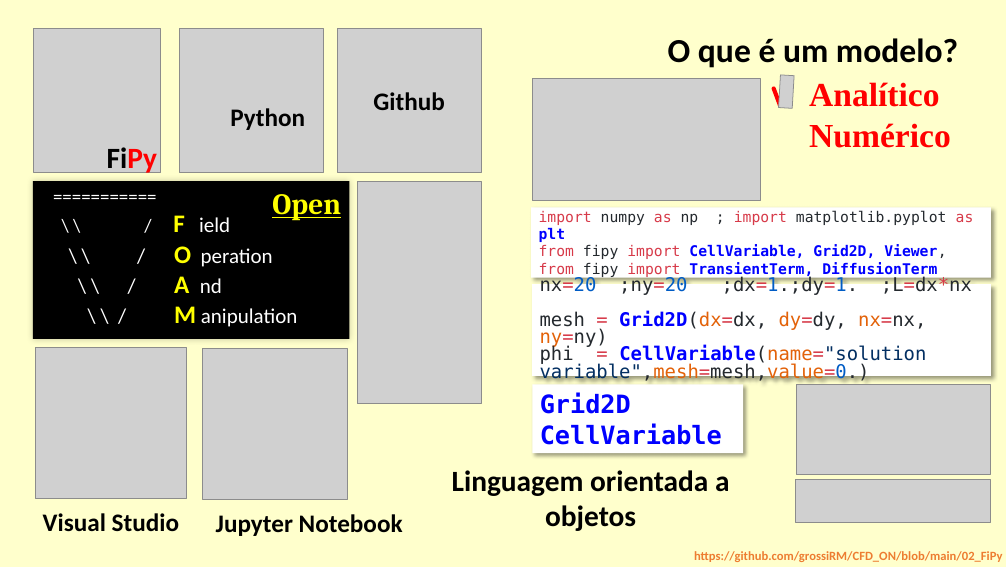
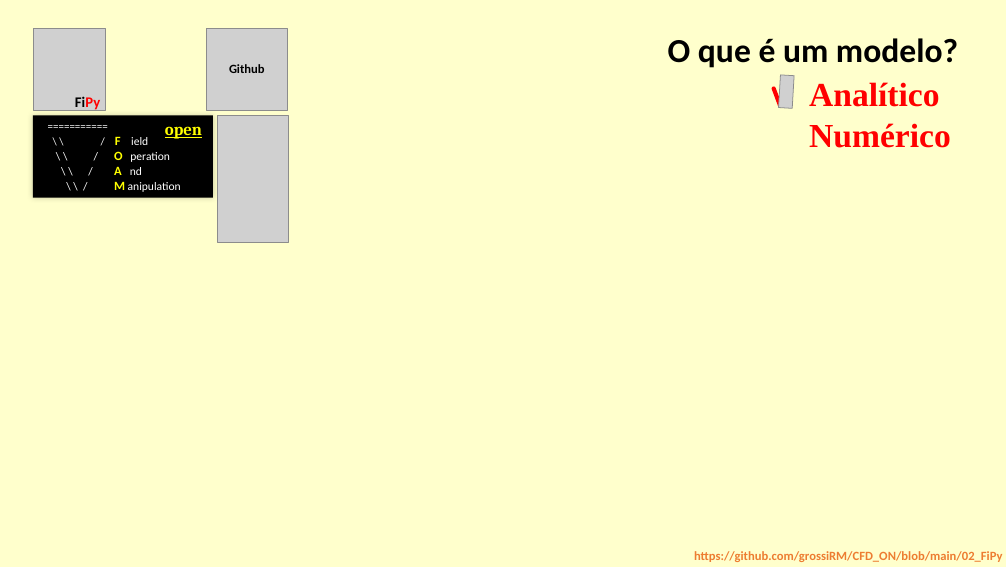
Before and after one commit to grossiRM/AM_FEG, a slide deck: slide 15 of Plano_V02_iii_AM_FEG/d_Topicos Especiais - Introducao a Manufatura Aditiva para Metais.pptx (slide 10 before the commit). Drawn at 1008x567 pixels with LibreOffice and Linux fonts; fonts in the diff are those of the drawing; grey boxes stand for pictures. Boxes give left, top, right and bottom in pixels: in the first picture for what was removed or moved away, otherwise in the second. Text is boxed around its words. In the diff, an @@ line names an element or a change of style, - is before the commit and + after.

```diff
--- a/Plano_V02_iii_AM_FEG/d_Topicos Especiais - Introducao a Manufatura Aditiva para Metais.pptx
+++ b/Plano_V02_iii_AM_FEG/d_Topicos Especiais - Introducao a Manufatura Aditiva para Metais.pptx
@@ picture: place and size @@
-picture at [33, 29, 160, 172]
+picture at [33, 29, 106, 110]
@@ picture removed at [179, 29, 323, 172] @@
@@ picture: place and size @@
-picture at [338, 29, 482, 172]
+picture at [206, 29, 288, 110]
@@ text "FiPy": place and size @@
-text "FiPy" at [107, 147, 157, 175]
+text "FiPy" at [75, 96, 100, 112]
@@ text "FiPy" at [75, 96, 100, 112]: size 28 to 14 pt @@
@@ text "Github": place and size @@
-text "Github" at [373, 92, 444, 110]
+text "Github" at [229, 64, 265, 73]
@@ text "Github" at [229, 64, 265, 73]: size 24 to 12 pt @@
@@ picture removed at [532, 79, 761, 201] @@
@@ rectangle "===========": place and size @@
-rectangle "===========" at [33, 181, 350, 340]
+rectangle "===========" at [33, 116, 213, 198]
@@ rectangle "===========" at [33, 116, 213, 198]: size 18 to 10.5 pt in "===========", "\ \ /"; size 24 to 12 pt in "F", "O", "A", "M"; size 20 to 11 pt in "ield", "\ \ / peration", "\ \ / nd", "\ \ / anipulation" @@
@@ picture: place and size @@
-picture at [358, 181, 482, 404]
+picture at [218, 116, 288, 242]
@@ text removed at [230, 108, 305, 130] @@
-Python
@@ text at [165, 126, 202, 139]: text changed; size 28 to 16 pt @@
-Open
+open
@@ rectangle removed at [532, 207, 991, 278] @@
-import numpy as np ; import matplotlib.pyplot as plt
-from fipy import CellVariable, Grid2D, Viewer,
-from fipy import TransientTerm, DiffusionTerm
@@ rectangle removed at [532, 284, 991, 376] @@
-nx=20 ;ny=20 ;dx=1.;dy=1. ;L=dx*nx
-mesh = Grid2D(dx=dx, dy=dy, nx=nx, ny=ny)
-phi = CellVariable(name="solution variable",mesh=mesh,value=0.)
@@ picture removed at [36, 348, 187, 499] @@
@@ picture removed at [203, 349, 347, 500] @@
@@ rectangle removed at [532, 385, 743, 454] @@
-Grid2D
-CellVariable
@@ picture removed at [796, 385, 990, 475] @@
@@ text removed at [452, 470, 729, 531] @@
-Linguagem orientada a objetos
@@ picture removed at [796, 480, 991, 523] @@
@@ text removed at [43, 513, 179, 532] @@
-Visual Studio
@@ text removed at [216, 514, 403, 536] @@
-Jupyter Notebook
```
Also in this commit, not shown: 8 other slides changed, 4 slides added, 1 slide removed, 4 other files.
